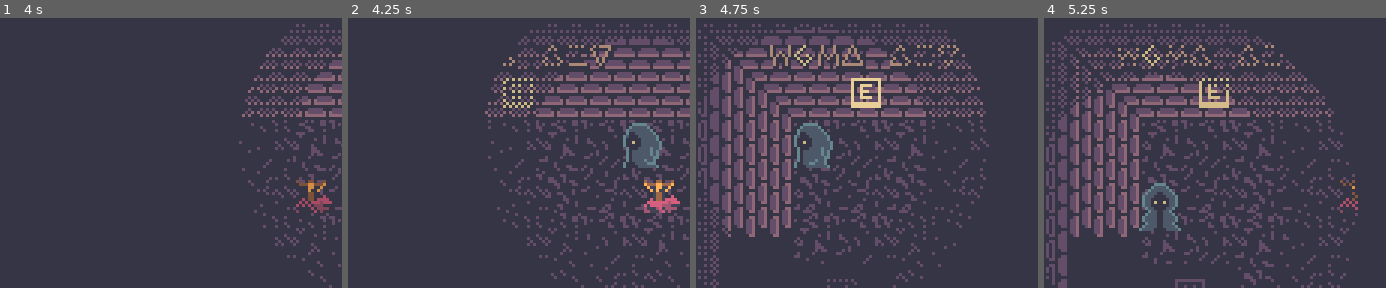
Above: before the commit, frames 1-4 (left to right).
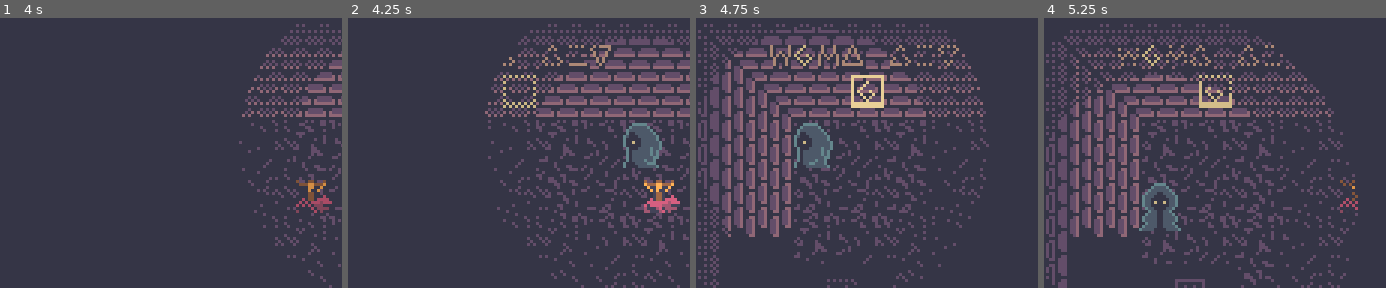
Above: after the commit, the same moments.

Repository: JoshuaKlot/gdg-game-jam-5
Game: Godot game, scene res://scene/game.tscn
Two runs of this game, one before a commit and one after it. Both use one fixed random seed, a clock stepped at 60 frames per second and the inputs below.
Inputs:
- Up to frame 1 (4 s): tap Enter at 0.5 s; hold D (p_right) 0.53-1.28 s; hold Space (p_cast) 0.53-1.28 s; hold S (p_down) 1.28-2.03 s; tap E (p_collect) at 1.35, 2.85 s; hold D (p_right) 2.03-2.78 s; hold Space (p_cast) 2.03-2.78 s; hold W (p_up) 2.78-3.53 s; hold A (p_left) from 3.53 s (still down); hold Space (p_cast) from 3.53 s (still down)
- Up to frame 2 (4.25 s): keep holding A (p_left); keep holding Space (p_cast)
- Up to frame 3 (4.75 s): keep holding A (p_left); release Space (p_cast) at 4.28 s; tap E (p_collect) at 4.35 s
- Up to frame 4 (5.25 s): release A (p_left) at 5.03 s; hold S (p_down) from 5.03 s (still down); hold Space (p_cast) from 5.03 s (still down)
The pictures show only the part of the screen within x 1-51%, y 0-50%; the shares and areas given below are measured in that part.

Frame 1 is identical in both runs. In frame 2, 0.2% of the frame differs, in the area x 45-55%, y 21-34%; in frame 3, 0.5%; in frame 4, 0.3%.

Commit message:
air spell, wow; sigils for fire and air

Diff:
--- a/asset/sigil_tilset.tres
+++ b/asset/sigil_tilset.tres
@@ -5,6 +5,7 @@
 [sub_resource type="TileSetAtlasSource" id="TileSetAtlasSource_y78h2"]
 texture = ExtResource("1_gpnmi")
 0:0/0 = 0
+1:0/0 = 0
 
 [resource]
 sources/1 = SubResource("TileSetAtlasSource_y78h2")
--- a/globals.gd
+++ b/globals.gd
@@ -7,19 +7,22 @@
 
 enum Spell {
 	FIRE,
+	AIR,
 }
 
 const atlas_tile_size := Vector2i(16, 16)
 const atlas_size := Vector2i(4, 4)
 const sigil_atlas_coords: Dictionary[int, Vector2i] = {
 	Spell.FIRE: atlas_tile_size * Vector2i(0, 0),
+	Spell.AIR: atlas_tile_size * Vector2i(1, 0),
 }
 
 var collected_sigils: Array[int] = []
 signal sigil_collected(sigil: int)
 
 const spell_scenes: Dictionary[int, PackedScene] = {
-	Spell.FIRE: preload("res://scene/fire_spell.tscn")
+	Spell.FIRE: preload("res://scene/fire_spell.tscn"),
+	Spell.AIR: preload("res://scene/air_spell.tscn"),
 }
 @warning_ignore("unused_signal")
 signal request_cast_spell(spell: int)
--- a/project.godot
+++ b/project.godot
@@ -36,6 +36,8 @@
 Doorway=""
 Windy=""
 TorchFrog=""
+Flaming=""
+Throwable=""
 
 [input]
 
--- /dev/null
+++ b/scene/air_spell.gd
@@ -0,0 +1,24 @@
+extends Area2D
+
+
+@export var thrown := false
+@export var lifetime: float = 0.35
+@export var max_scale: Vector2 = Vector2.ONE * 1.35
+
+var tween: Tween
+
+func _ready() -> void:
+	if thrown:
+		pass
+	else:
+		tween = create_tween().set_ease(Tween.EASE_OUT).set_trans(Tween.TRANS_CIRC)
+		tween.stop()
+		tween.tween_property(self, "scale", max_scale, lifetime)
+		tween.tween_property(self, "modulate:a", 0, lifetime + 0.1)
+
+	tween.play()
+
+func _physics_process(_delta: float) -> void:
+	if tween.is_running():
+		return
+	queue_free()
--- /dev/null
+++ b/scene/air_spell.tscn
@@ -0,0 +1,56 @@
+[gd_scene load_steps=9 format=3 uid="uid://c3rtfgxxgatqd"]
+
+[ext_resource type="Script" uid="uid://caapvhjrjk7f" path="res://scene/air_spell.gd" id="1_ih06a"]
+[ext_resource type="Texture2D" uid="uid://cyyw40cewoj6" path="res://asset/wind.png" id="2_0svhn"]
+
+[sub_resource type="AtlasTexture" id="AtlasTexture_acaad"]
+atlas = ExtResource("2_0svhn")
+region = Rect2(0, 0, 16, 16)
+
+[sub_resource type="AtlasTexture" id="AtlasTexture_l82fu"]
+atlas = ExtResource("2_0svhn")
+region = Rect2(16, 0, 16, 16)
+
+[sub_resource type="AtlasTexture" id="AtlasTexture_bk2m0"]
+atlas = ExtResource("2_0svhn")
+region = Rect2(0, 16, 16, 16)
+
+[sub_resource type="AtlasTexture" id="AtlasTexture_dgrsk"]
+atlas = ExtResource("2_0svhn")
+region = Rect2(16, 16, 16, 16)
+
+[sub_resource type="SpriteFrames" id="SpriteFrames_n3fa4"]
+animations = [{
+"frames": [{
+"duration": 1.0,
+"texture": SubResource("AtlasTexture_acaad")
+}, {
+"duration": 1.0,
+"texture": SubResource("AtlasTexture_l82fu")
+}, {
+"duration": 1.0,
+"texture": SubResource("AtlasTexture_bk2m0")
+}, {
+"duration": 1.0,
+"texture": SubResource("AtlasTexture_dgrsk")
+}],
+"loop": true,
+"name": &"default",
+"speed": 12.0
+}]
+
+[sub_resource type="CircleShape2D" id="CircleShape2D_lofvj"]
+radius = 8.0
+
+[node name="WindSpell" type="Area2D" groups=["Throwable", "Windy"]]
+monitoring = false
+script = ExtResource("1_ih06a")
+
+[node name="AnimatedSprite2D" type="AnimatedSprite2D" parent="."]
+z_index = 4096
+sprite_frames = SubResource("SpriteFrames_n3fa4")
+autoplay = "default"
+frame_progress = 0.44088796
+
+[node name="CollisionShape2D" type="CollisionShape2D" parent="."]
+shape = SubResource("CircleShape2D_lofvj")
Binary file changed: asset/sigils.png
Not shown, added: scene/air_spell.gd.uid
